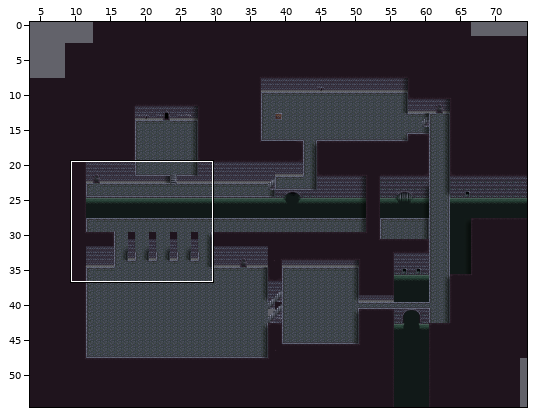
A Tiled map gets an edit: data/maps/sewers.tmx. Above, an overview of the earlier version with the close-up marked.
Close-up. The starting point:
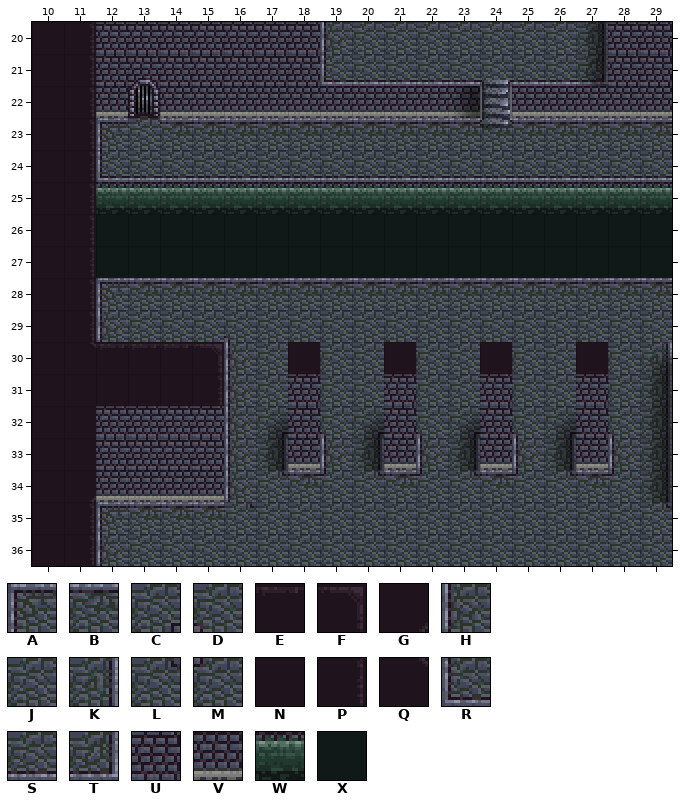
Cells are 16x16 px. Shown: x 10..29, y 20..36. The commit also changed other parts of the map, which this record leaves out. Not drawn, because the pictures are missing: unchanged layer "mid-foreground".
Key: from "sewer": A 0, B 1, C 3, D 4, E 11, F 12, G 13, H 16, J 17, K 18, L 19, M 20, N 27, P 28, Q 29, R 32, S 33, T 34, U 50, V 66, W 112, X 128.
_ is an empty cell, # one hidden under a higher layer.
Layers that did not change in this view are not listed.
Layer "background" before, first column x 10:
20 _PUUUUUUUHJJJJJJJKUU
21 _PUUUUUUURSSSS#SSTUU
22 _PV#VVVVVVVVVV_VVVVV
23 _PAJBBBBBBBBBBBBBBBB
24 _PRSSSSSSSSSSSSSSSSS
25 _PWWWWWWWWWWWWWWWWWW
26 _PXXXXXXXXXXXXXXXXXX
27 _PXXXXXXXXXXXXXXXXXX
28 _PABBBBBBBBBBBBBBBBB
29 _PHJJJDJJJJJJJJJJJJJ
30 _QEEEFHJNJJNJJNJJNJK
31 #NNNNPHJUJJUJJUJJUJK
32 #NUUUUHCUDCUDCUDCUDK
33 #NUUUUHKVHKVHKVHKVHK
34 _GVVVVHLBMLBMLBMLBMK
35 _PABBBLJJJJJJJJJJJJL
36 _PHJJJJJJJJJJJJJJJJJ
Once edited:
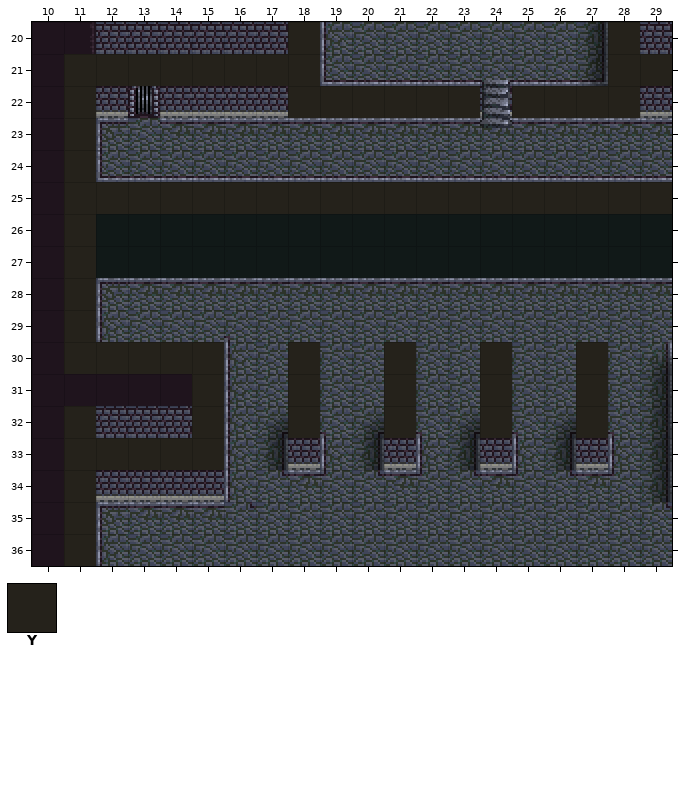
Further tiles: from "browser": Y 3 "solid".
Tiles of an added or newly shown layer are drawn over the layers below it.
Edits made:
Changed rows in their new state; . is an unchanged cell.
Layer "background":
first column x 24:
22 V
Layer "collision" (now shown):
first column x 11:
20 .......Y.........Y.
21 YYYYYYYY.........YY
22 Y......YYYYYY.YYYY.
23 Y..................
24 Y..................
25 YYYYYYYYYYYYYYYYYYY
26 Y..................
27 Y..................
28 Y..................
29 Y..................
30 .YYYY..............
31 ....Y..Y..Y..Y..Y..
32 ....Y..Y..Y..Y..Y..
33 .YYYY..............
35 Y..................
36 Y..................
